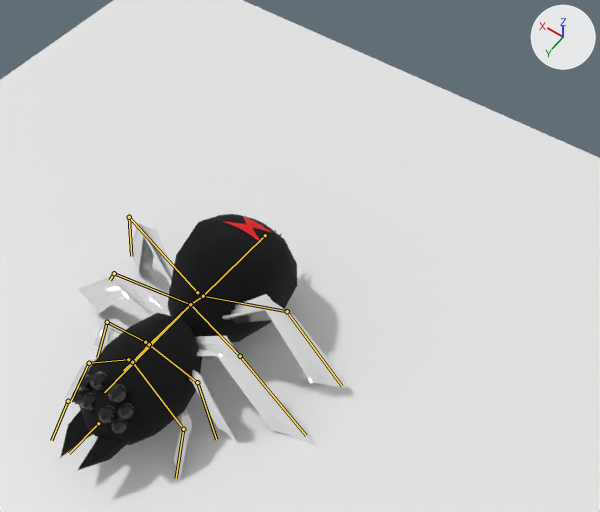
What one commit did to the Blender file boss_1_v6.blend.
The view is the same before and after, from a 50 mm camera at (-11.5, 10.6, 24.0) aimed at (-2.3, -2.3, 3.7). Every picture has the same lights, and +X, +Y and +Z are marked at upper right. The bones that bend it are drawn over the model as lines.
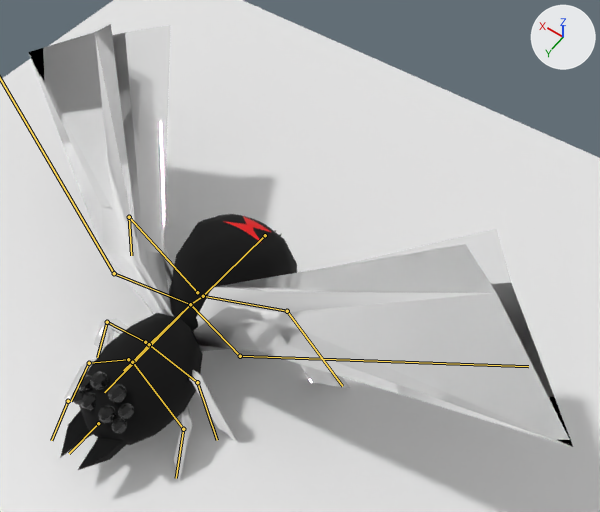
The newer file adds an action. The first version stands in its rest pose; the second is drawn at frame 78 of the action 'fly'.

Changed parts and their boxes (x1, y1, x2, y2) in the pictures (600 x 512 px):
'Cube', posed (87% wider, 71% taller)
    before: (60, 214, 350, 481)
    after: (29, 24, 573, 481)
bone 'leg2_bot.l', root to tip
    before: (240, 356) to (306, 435)
    after: (240, 356) to (528, 366)

What the commit changed:
Bone 'leg2_bot.l' (bone_leg2_bot_l) turns from (0, 0, 0) to (-118, 5, -96) degrees about its own x, y and z.
Bone 'leg2_bot.l' (bone_leg2_bot_l) is rescaled from (1.0, 1.0, 1.0) to (3.5, 2.08, 4.88).
Bone 'leg2_bot.r' (bone_leg2_bot_r) turns from (0, 0, 0) to (-118, -5, 96) degrees about its own x, y and z.
Bone 'leg2_bot.r' (bone_leg2_bot_r) is rescaled from (1.0, 1.0, 1.0) to (3.5, 2.08, 4.88).
